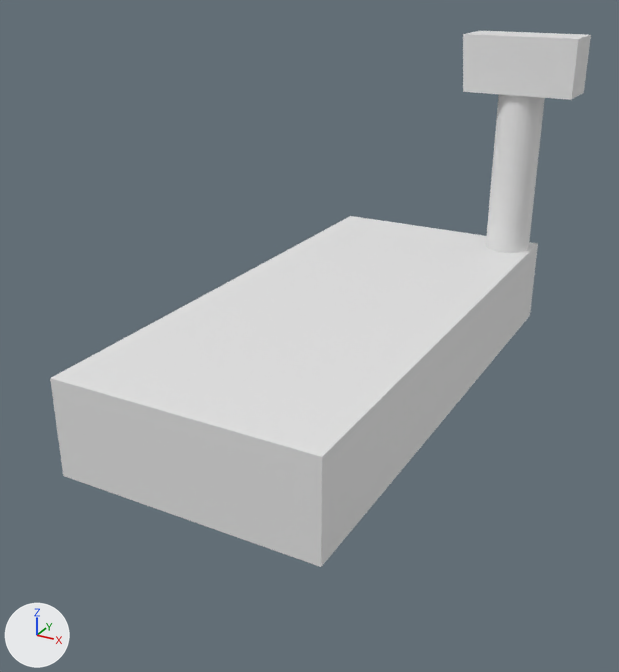
An edit to the glTF model assets/rovie.glb, drawn before and after from the same camera.
Camera for both pictures: a 50 mm lens placed at (2.77, -5.95, 3.9), pointed at (-0.23, -0.49, 1.17). Lighting does not change. The marker at lower left points along +X, +Y and +Z. Where no turn or scale is listed for an object, it has been applied to the vertices. Vertices at the same position are counted once.

In view in the first picture: 'Rovie'.
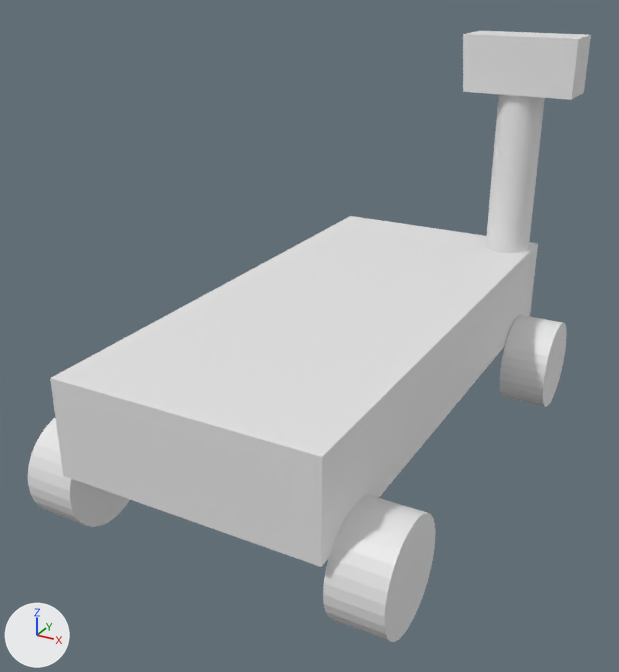
The change, as a list of edits to the scene's bpy script:
```text
Change me_cube:
    where me_cube.from_pydata(...)  # 80 vertices, 148 faces; spans x -1.12..1.14, y -2.37..2.02, z 0.66..3.31
    used by ob_rovie; location = (0.0, 0.0, 0.0)
    me_cube part 1: a new loose piece, a 32-sided cylinder along x spanning x 0.88..1.28, y -2.34..-1.54, z 0.04..0.84, in mat_material (white #e7e7e7)
    me_cube part 2: a new loose piece, a 32-sided cylinder along x spanning x -1.52..-1.12, y -2.34..-1.54, z 0.04..0.84, in mat_material (white #e7e7e7)
    me_cube part 3: a new loose piece, a 32-sided cylinder along x spanning x 0.89..1.29, y 1.09..1.89, z 0.04..0.84, in mat_material (white #e7e7e7)
```

What differs and where, as boxes [x1, y1, x2, y2] in the pictures (619 x 672 px):
'Rovie', reshaped (14% taller): before [50, 31, 591, 567]; after [28, 31, 591, 642]
part 1 of me_cube, added: after [323, 495, 435, 642]
part 2 of me_cube, added: after [28, 418, 130, 527]
part 3 of me_cube, added: after [500, 315, 567, 407]
